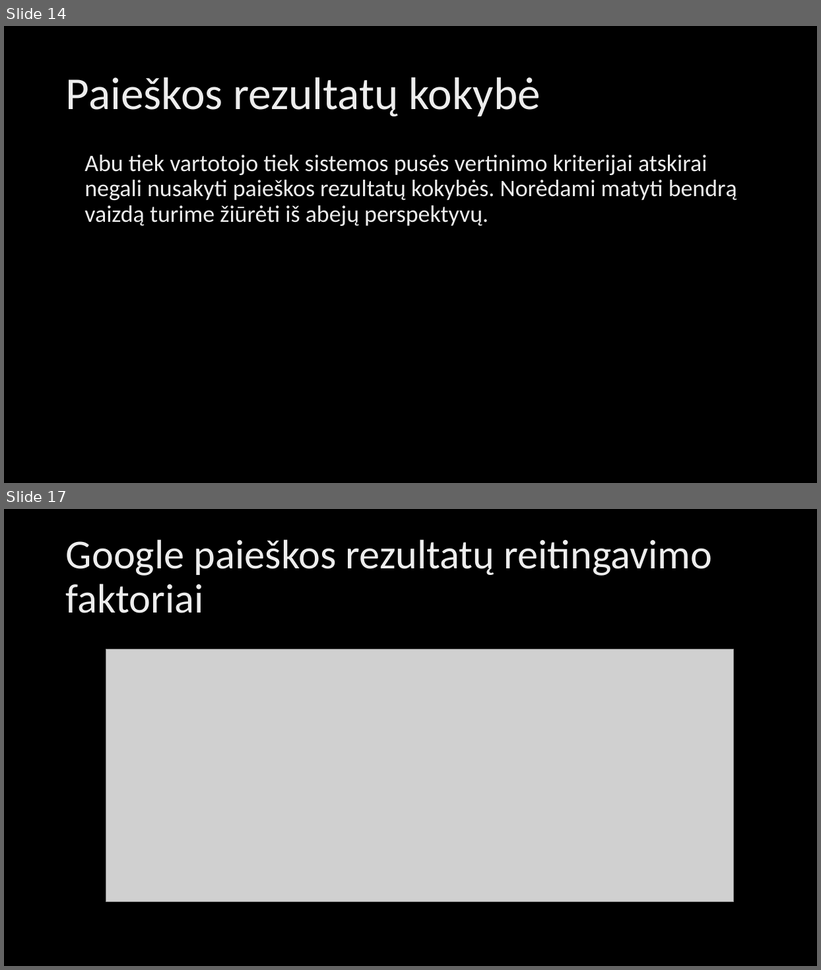
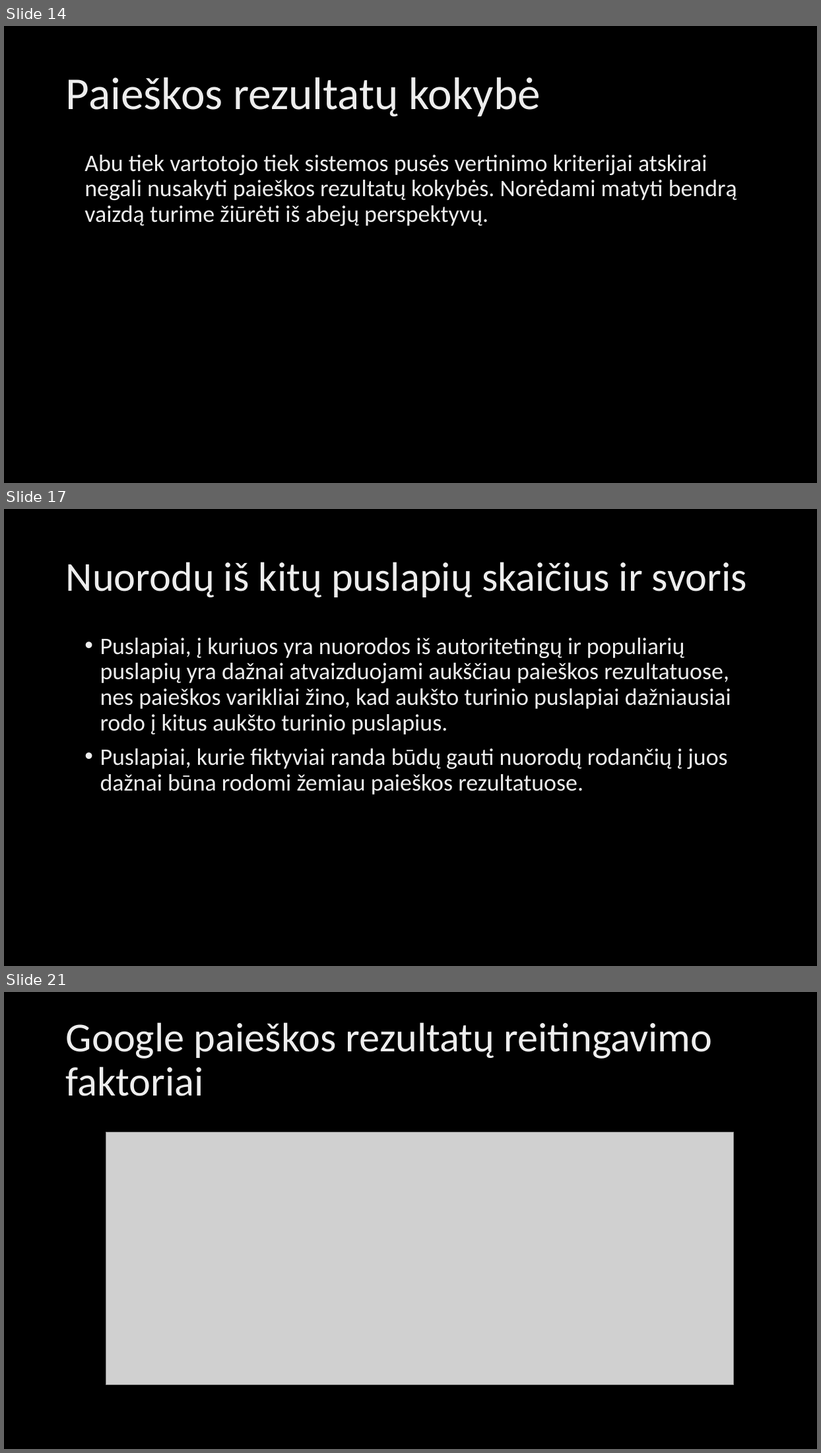
Before and after one commit to MariusKra/InformaciniuSistemuProjektas, a slide deck: IIS pristatymas/Žiniatinklio paieškos rezultatų kokybės vertinimas.pptx. Shown one above the other, each under a label of ours: slides 14 and 17 before the commit, slides 14, 17 and 21 after it; the slides between them are not shown. The pictures are 821x970 and 821x1453 pixels, drawn with LibreOffice and Linux fonts; fonts in the diff are those of the drawing; grey boxes stand for pictures; background and template pictures are left out. Boxes give left, top, right and bottom in pixels: in the first picture for what was removed or moved away, otherwise in the second. Text is boxed around its words. In the diff, an @@ line names an element or a change of style, - is before the commit and + after.

```diff
--- a/IIS pristatymas/Žiniatinklio paieškos rezultatų kokybės vertinimas.pptx
+++ b/IIS pristatymas/Žiniatinklio paieškos rezultatų kokybės vertinimas.pptx
@@ slide 17 added at [4, 509, 817, 966], background picture (left out) @@
@@ title added at [66, 562, 747, 597], 48.6 pt, text gradient #BFBFBF to #EDEDED to #FFFFFF @@
+Nuorodų iš kitų puslapių skaičius ir svoris
@@ text added at [100, 638, 731, 795], 28 pt, text gradient #BFBFBF to #EDEDED to #FFFFFF @@
+• Puslapiai, į kuriuos yra nuorodos iš autoritetingų ir populiarių puslapių yra dažnai atvaizduojami aukščiau paieškos rezultatuose, nes paieškos varikliai žino, kad aukšto turinio puslapiai dažniausiai rodo į kitus aukšto turinio puslapius.
+• Puslapiai, kurie fiktyviai randa būdų gauti nuorodų rodančių į juos dažnai būna rodomi žemiau paieškos rezultatuose.
@@ what was slide 17 is now slide 21 @@
```
Also in this commit, not shown: 3 slides changed, 19 other slides added, 7 slides removed.
